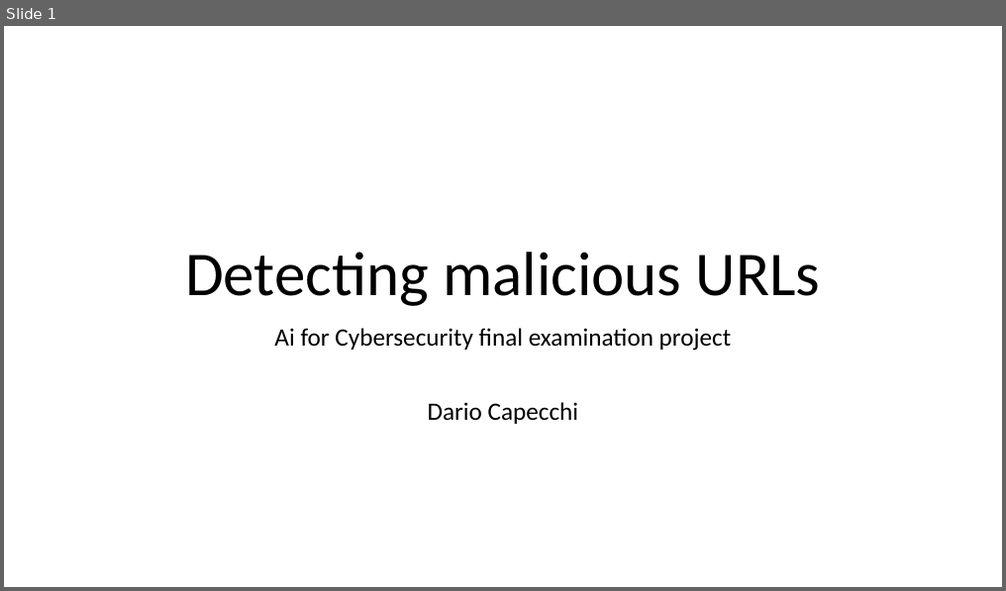
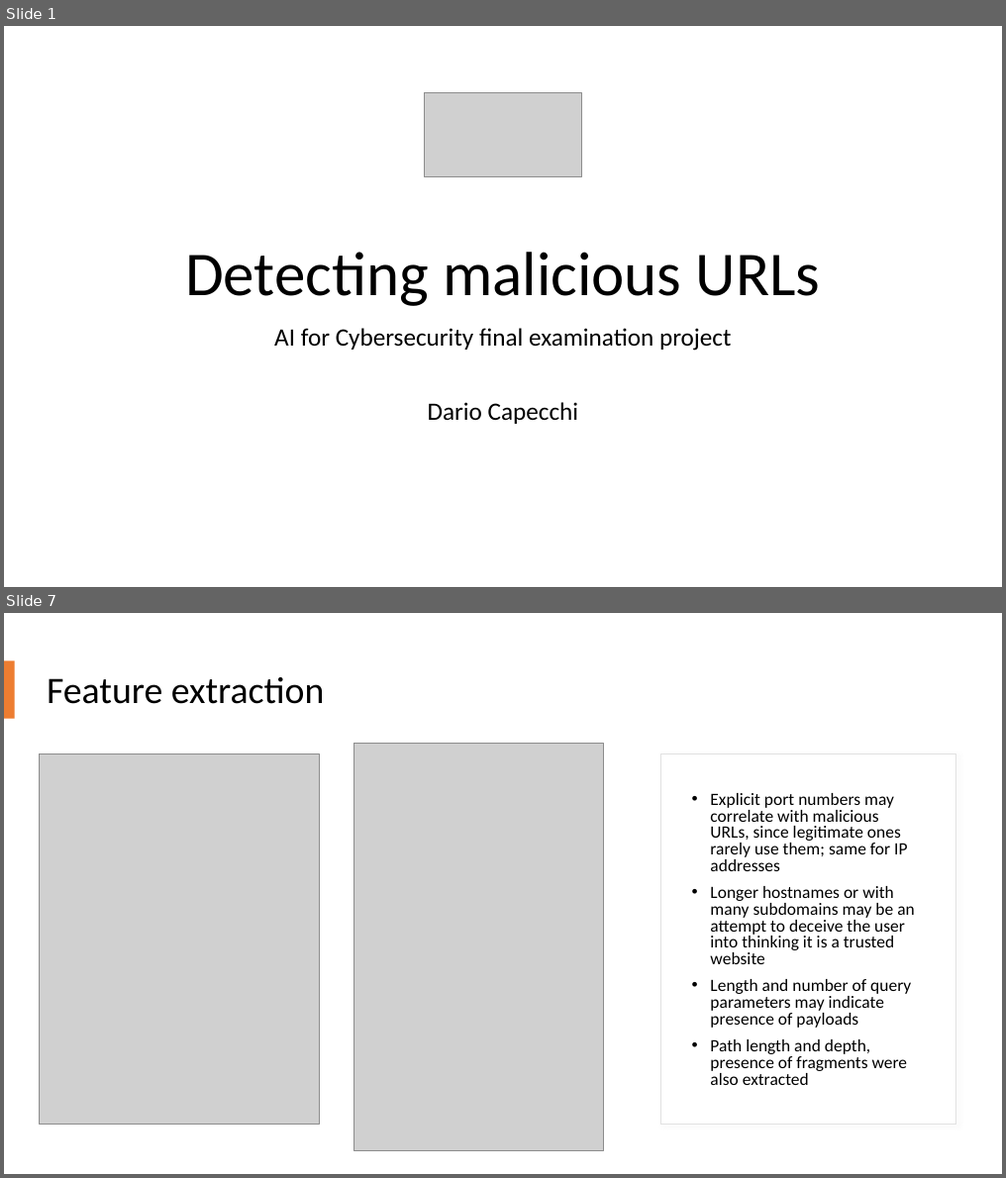
Before and after one commit to Metalcape/url-classifier, a slide deck: slides.pptx. Shown one above the other, each under a label of ours: slide 1 before the commit, slides 1 and 7 after it; the slides between them are not shown. The pictures are 1006x591 and 1006x1178 pixels, drawn with LibreOffice and Linux fonts; fonts in the diff are those of the drawing; grey boxes stand for pictures. Boxes give left, top, right and bottom in pixels: in the first picture for what was removed or moved away, otherwise in the second. Text is boxed around its words. In the diff, an @@ line names an element or a change of style, - is before the commit and + after.

```diff
--- a/slides.pptx
+++ b/slides.pptx
@@ slide 7 added at [4,613,1002,1174], background #FFFFFF @@
@@ rectangle added at [4,661,15,719], fill #ED7D31 @@
@@ title added at [47,677,325,704], 36 pt, text #000000 @@
+Feature extraction
@@ picture added at [40,754,319,1124] @@
@@ picture added at [354,743,603,1152] @@
@@ rectangle added at [661,754,957,1124], fill #FFFFFF, outline #E1E1E1 0.75 pt @@
@@ text added at [710,793,915,1085], 16.6 pt, text #000000 @@
+• Explicit port numbers may correlate with malicious URLs, since legitimate ones rarely use them; same for IP addresses
+• Longer hostnames or with many subdomains may be an attempt to deceive the user into thinking it is a trusted website
+• Length and number of query parameters may indicate presence of payloads
+• Path length and depth, presence of fragments were also extracted
@@ slide 1 changed as well @@
@@ picture added at [425,92,582,176] @@
@@ subtitle at [274,328,732,351]: text changed @@
-Ai for Cybersecurity final examination project
+AI for Cybersecurity final examination project
```
Also in this commit, not shown: 3 other slides changed, 9 other slides added, 4 slides removed, 21 other files.
